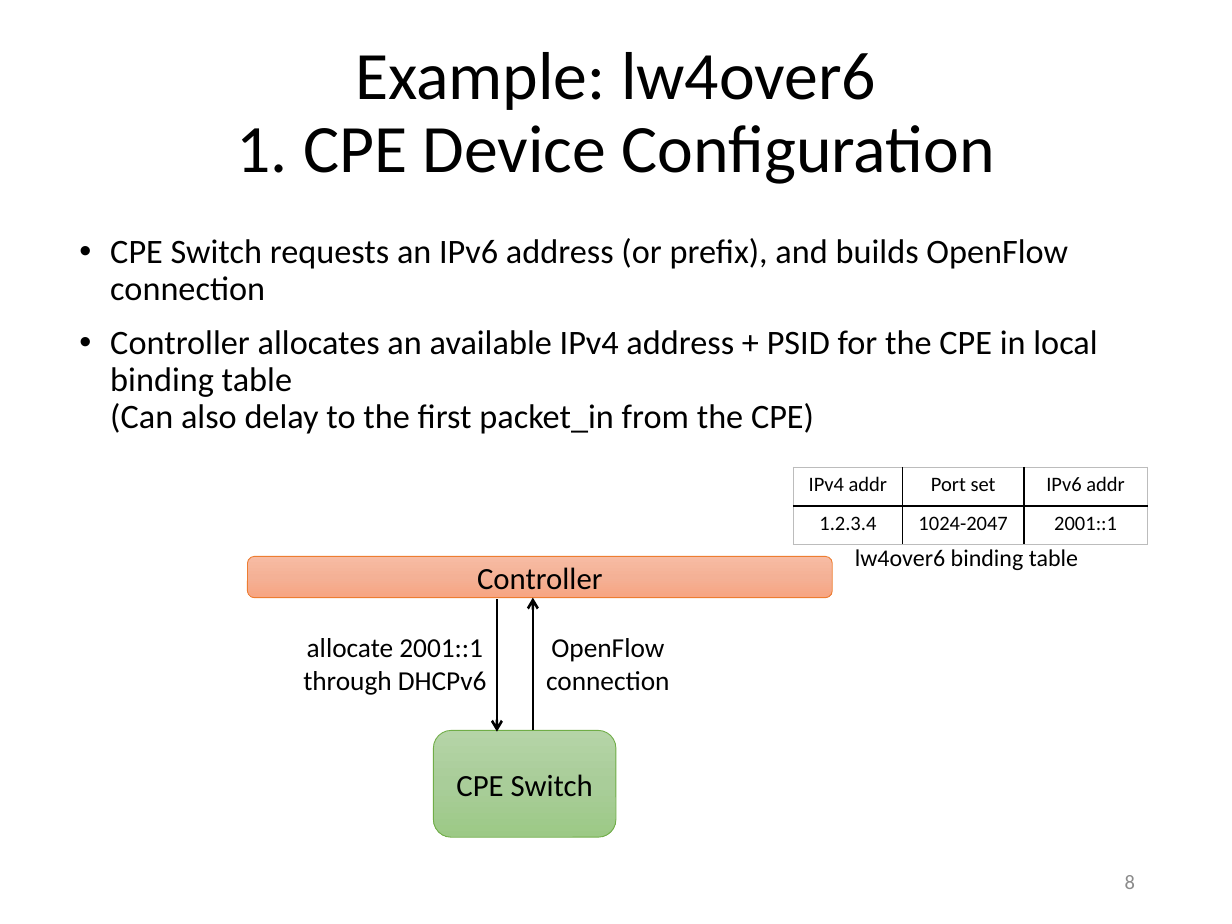
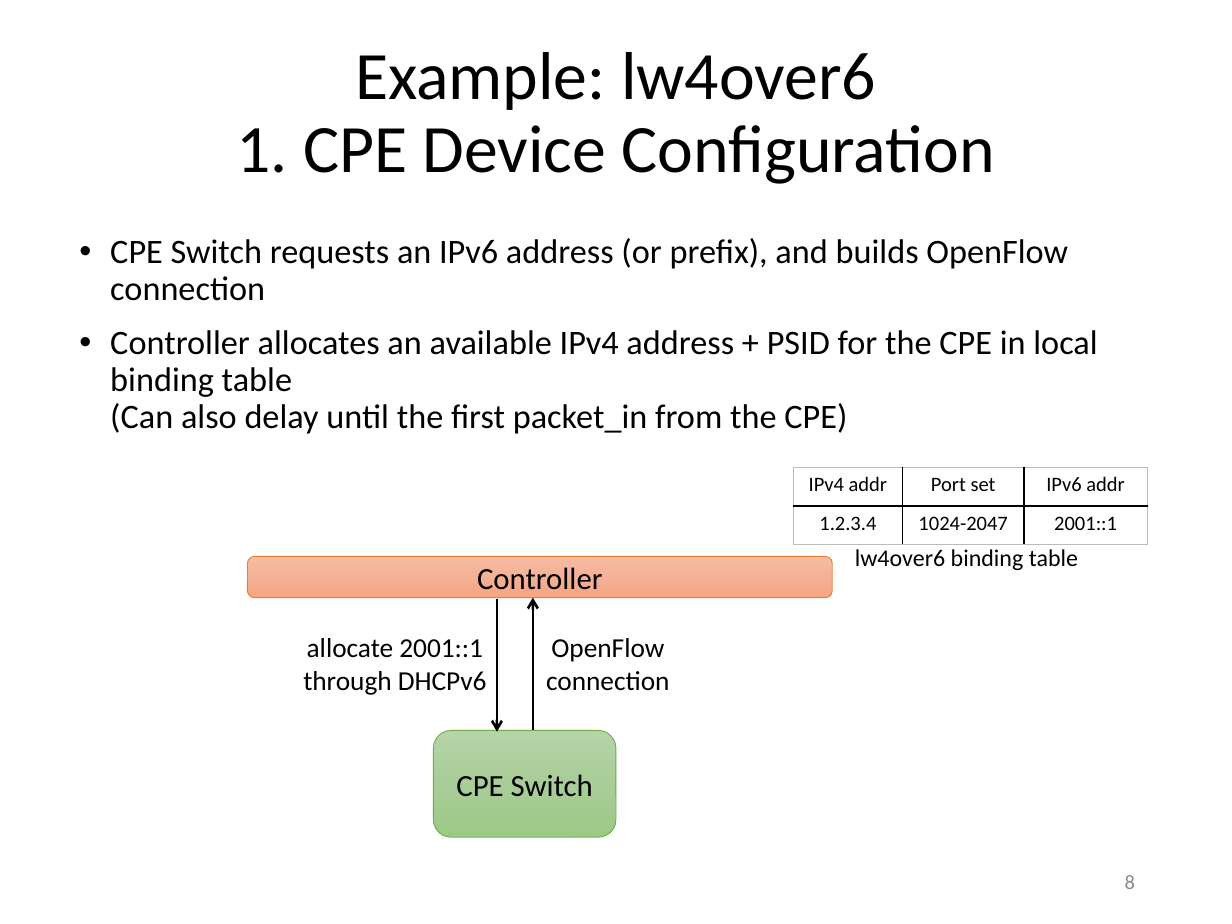
Before and after one commit to gnocuil/draft-sdn, a slide deck: slide 8 of Unified IPv6 Transition Framework With Flow-based Forwarding.pptx. Drawn at 1232x924 pixels with LibreOffice and Linux fonts; fonts in the diff are those of the drawing. Boxes give left, top, right and bottom in pixels: in the first picture for what was removed or moved away, otherwise in the second. Text is boxed around its words. In the diff, an @@ line names an element or a change of style, - is before the commit and + after.

Commit message:
minor updates on slides

```diff
--- a/Unified IPv6 Transition Framework With Flow-based Forwarding.pptx
+++ b/Unified IPv6 Transition Framework With Flow-based Forwarding.pptx
@@ text at [110,330,1097,434]: text changed @@
-• Controller allocates an available IPv4 address + PSID for the CPE in local binding table
-  (Can also delay to the first packet_in from the CPE)
+• Controller allocates an available IPv4 address + PSID for the CPE in local binding table
+  (Can also delay until the first packet_in from the CPE)
```
Also in this commit, not shown: 1 other slide changed.
